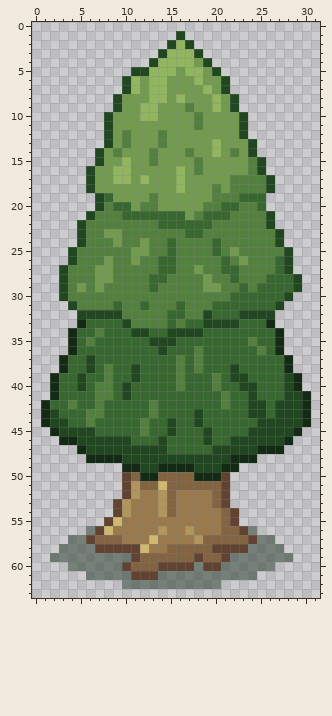
One commit to this pixel-art file: _Data/Tree.aseprite. This is how it looked before the edit.
32x64 pixels, 1 frame.
Now the later version:
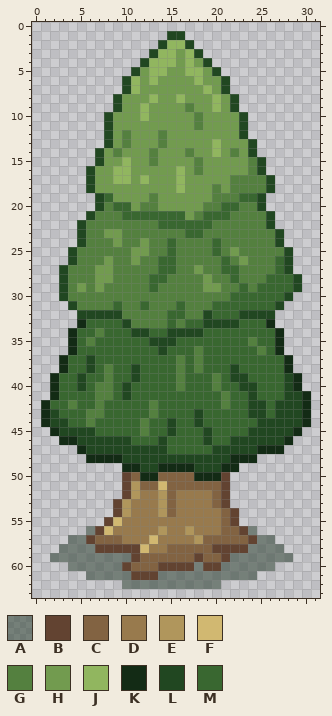
Palette (. is transparent): A #12291778  B #624331  C #826342  D #987a4d  E #b0965c  F #d1b871  G #54803f  H #729b4f  J #91b65f  K #132b15  L #214721  M #396730
Change:
layer "Layer 1" now hidden
layer "Layer 2" added
--- layer "Layer 2"
@@ x 10..18 @@
  0 .........
- 1 ......L..
- 2 .....LJL.
- 3 ....LJJJL
- 4 ...LJJJJH
- 5 .LLJJJHJJ
- 6 LJHJJHHHJ
- 7 LJHJJHHHH
- 8 HHHJJHJHH
- 9 HHJJHHHGH
-10 HHJJHHHHG
+ 1 .....LL..
+ 2 ....LJJL.
+ 3 ...LJJHJL
+ 4 ..LJJJHJH
+ 5 .LHJJHHJJ
+ 6 LJHJHHHHJ
+ 7 LJHHHHHHH
+ 8 HHHJHHJHH
+ 9 HHJHHHHGH
+10 HHJHHHHHG
 11 HHHHHHHHG
@@ x 23..27 @@
 18 GGGL.
-19 MMM..
-20 GGM..
+19 MML..
+20 GGL..
 21 GGGL.
